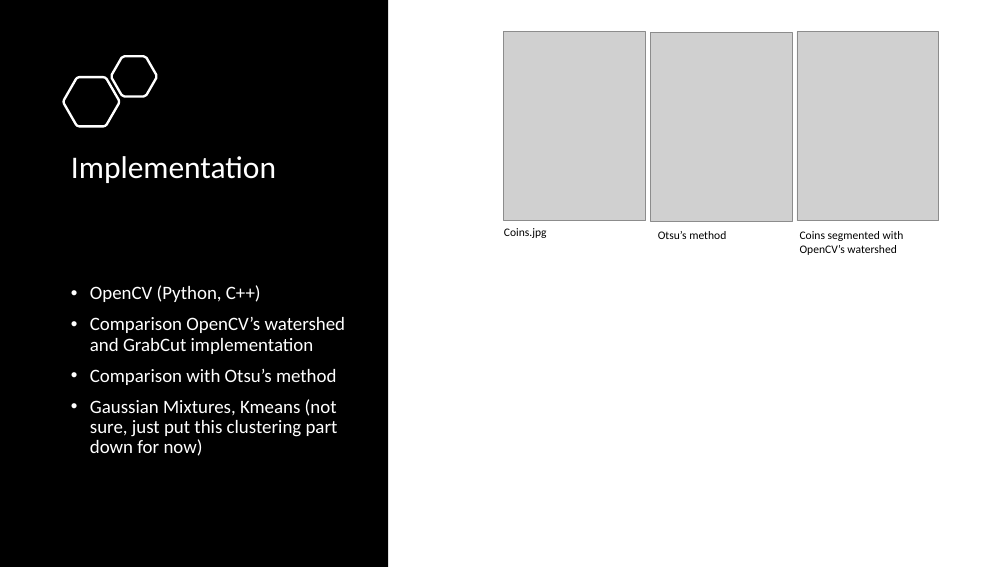
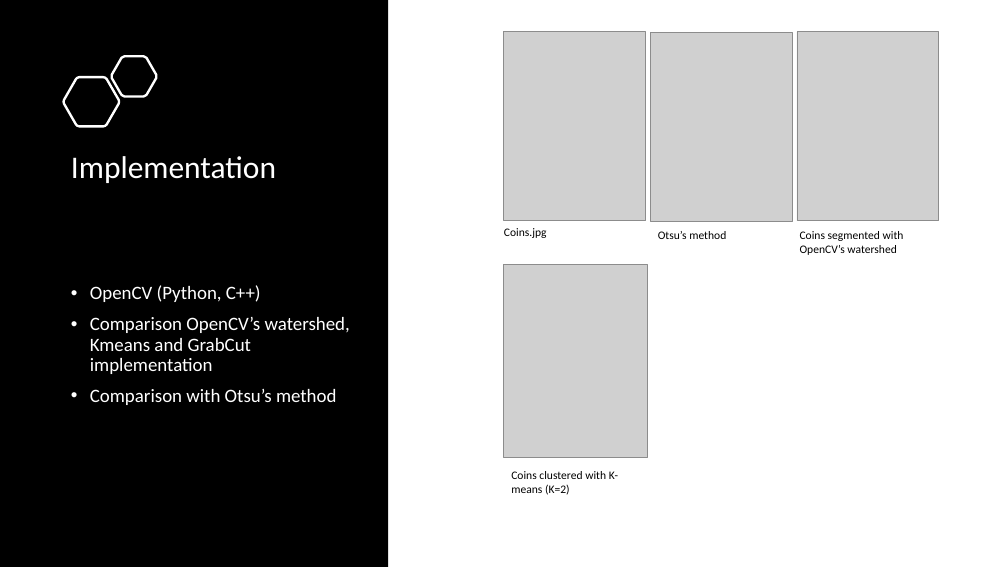
Before and after one commit to Flymindo/EC504_FinalProject, a slide deck: slide 5 of Presentation.pptx. Drawn at 1008x567 pixels with LibreOffice and Linux fonts; fonts in the diff are those of the drawing; grey boxes stand for pictures. Boxes give left, top, right and bottom in pixels: in the first picture for what was removed or moved away, otherwise in the second. Text is boxed around its words. In the diff, an @@ line names an element or a change of style, - is before the commit and + after.

Commit message:
KMeans cluster -OpenCV

```diff
--- a/Presentation.pptx
+++ b/Presentation.pptx
@@ picture added at box(504, 265, 648, 457) @@
@@ text at box(90, 317, 350, 374): text changed @@
-• Comparison OpenCV’s watershed and GrabCut implementation
+• Comparison OpenCV’s watershed, Kmeans and GrabCut implementation
@@ text at box(90, 399, 338, 456): paragraph removed @@
-• Gaussian Mixtures, Kmeans (not sure, just put this clustering part down for now)
@@ text added at box(511, 471, 618, 495), 11 pt, text #000000 @@
+Coins clustered with K-means (K=2)
```
Also in this commit, not shown: 4 other files.
